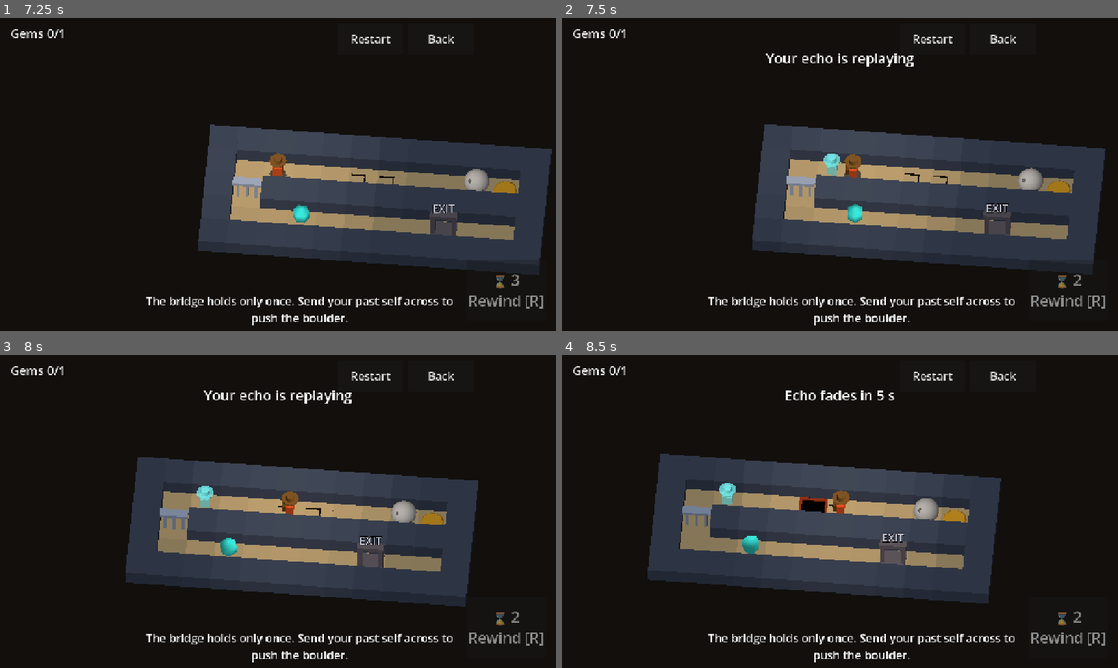
Above: before the commit, frames 1-4 (two rows, left to right).
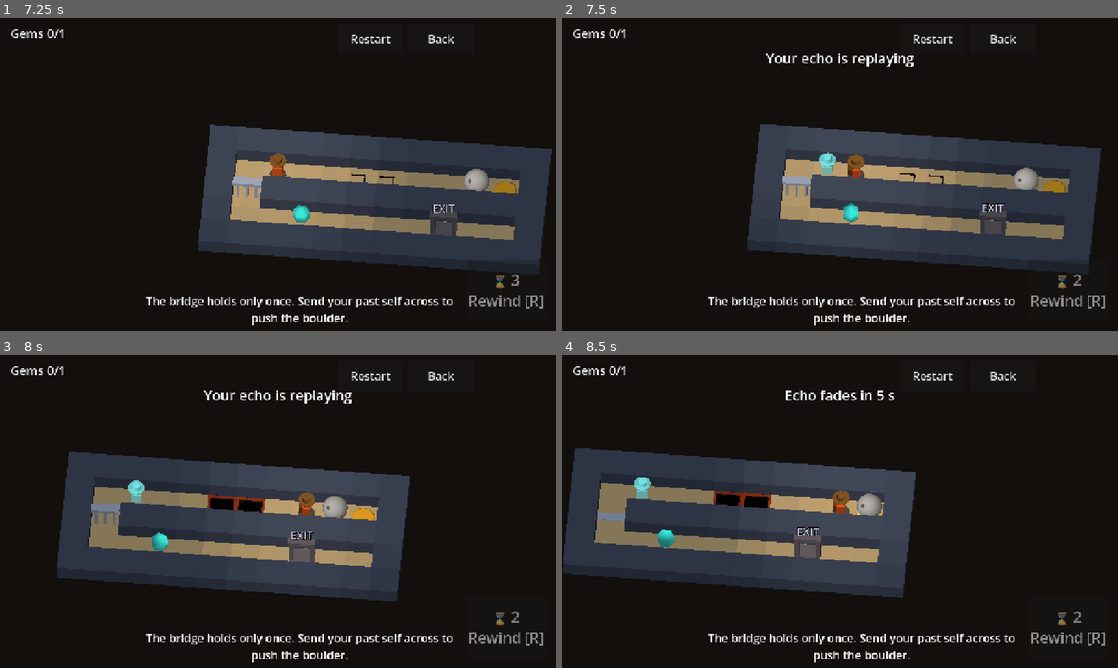
Above: after the commit, the same moments.

Repository: jamik111/relicbound
Game: Godot game, scene res://scenes/boot.tscn
Same seed, same stepped clock (60 frames per second), same inputs: the game is played once before the commit and once after it.
Inputs (mouse positions are in pixels of both pictures, inside the frame that each line leads up to):
- Up to frame 1 (7.25 s): click "1: Hold the gate" at 0.5 s; click "Restart" at 1.25 s; click "Restart" at 2 s; click "Restart" at 2.75 s; click "⌛ 3 Rewind [R]" at 3.5 s; click "⌛ 2 Rewind [R]" at 4.25 s; click "⌛ 1 Rewind [R]" at 5 s; click "Back" at 5.75 s; click "2: One-way bridge" at 6.5 s
- Up to frame 2 (7.5 s): tap Enter at 7.25 s; move the mouse to (962, 158) at 7.27 s; hold D (move_right) from 7.28 s (still down); hold R (rewind) from 7.28 s (still down); click (962, 158) at 7.42 s
- Up to frame 3 (8 s): keep holding D (move_right); keep holding R (rewind)
- Up to frame 4 (8.5 s): release D (move_right) at 8 s; release R (rewind) at 8 s; drag from (728, 527) to (812, 574) at 8.02 s

Frame 1 is identical in both runs. In frame 2, 1.9% of the frame differs, in the area x 33-98%, y 33-82%; in frame 3, 14%; in frame 4, 15%, in the area x 0-79%, y 29-80%.

Commit message:
Faster walking: one tile per tick, darts twice as often
Playtest 7 on PC: holding a key at 5 tiles/s felt like lag. The player now walks
10 tiles/s. Darts fire every 15 ticks instead of 30, so no dart corridor can be
outrun between shots: a search over every level without the hourglass gives the
same results as at the old speed. Solutions for the dart levels are re-timed
(halved), and level 3 has a new one with the same idea.

Co-Authored-By: Claude Opus 5.5 <noreply@anthropic.com>

Diff:
--- a/game/autoload/game.gd
+++ b/game/autoload/game.gd
@@ -12,7 +12,8 @@
 const RESPAWN_DELAY: float = 1.0
 ## The player moves at most once per this many ticks: 5 tiles/s at the 10 Hz tick. Objects still fall at 10 tiles/s.
 ## This is an input cadence, not a sim rule, so replays (which record per-tick intents) don't change.
-const MOVE_INTERVAL_TICKS: int = 2
+## Ticks between steps while a direction is held: 1 is one tile per tick (10 a second). Playtest 7 found 2 sluggish.
+const MOVE_INTERVAL_TICKS: int = 1
 ## How far the gamepad's left stick must be pushed before it counts as a direction.
 const STICK_DEAD_ZONE: float = 0.5
 
--- a/game/sim/rules/rule_hazards.gd
+++ b/game/sim/rules/rule_hazards.gd
@@ -14,7 +14,8 @@
 const SPIKE_CYCLE: int = 30
 const SPIKE_WARN: int = 5
 const SPIKE_UP: int = 5
-const DART_PERIOD: int = 30
+## 15 ticks (1.5 s): halved with the walking speed so corridors can't be outrun between darts.
+const DART_PERIOD: int = 15
 const DART_WARN: int = 5
 
 enum SpikePhase { DOWN, WARNING, UP }
--- a/game/tests/replays/level_03_take_the_hit_solve.json
+++ b/game/tests/replays/level_03_take_the_hit_solve.json
@@ -1,11 +1,11 @@
 {
 	"level": "res://levels/greybox/level_03_take_the_hit.json",
 	"note": "Enter just after a shot, step in, rewind. The echo stands in the line of fire while you run past it.",
-	"inputs": ".............................. U. R. H ........................... U. R.R.R.R.R.R.R.R.R.R.R.R.R.R.R.R.R.R.R.R.R.",
+	"inputs": "............... U R H ............... U RRRRRRRRRRRRRRRRRRRRR",
 	"expect": {
 		"won": true,
 		"alive": true,
 		"gems_collected": 0
 	},
-	"hash": "b3bb5834ae92031cc8c81abe318479d5717eab55505e2f0eba949c819f810fec"
+	"hash": "a491ea0842cbe90a57f51461d059d76fdf74e81d3d38ddad7668e94f4b95ae97"
 }
--- a/game/tests/replays/level_05_everything_solve.json
+++ b/game/tests/replays/level_05_everything_solve.json
@@ -1,11 +1,11 @@
 {
 	"level": "res://levels/greybox/level_05_everything.json",
 	"note": "Echo holds the gate; cross the spikes between phases; key, door; shelter from the dart; push the boulder into the pit; idol; gem; exit.",
-	"inputs": "R.R.R.R.R.R.R.R. H R.R.R. L.L. ...... D.D. R.R.R.R.R.R.R.R.R.R.R.R.R.R.R. D. ........ D. L.L.L.L.L.L.L.L.L.L.L.L.L.L.L.",
+	"inputs": "RRRRRRRRHRRRLL...DDRRRRRRRRRRRRRRRD....DLLLLLLLLLLLLLLL",
 	"expect": {
 		"won": true,
 		"alive": true,
 		"gems_collected": 2
 	},
-	"hash": "15c11083bc92402777c1fb27a4f7181db3bd78a0bea89ea545ebc0e968c4ec5c"
+	"hash": "28dab70b8173c028d05e753585ae9115890de67ce59b0e746edfb898466cbf88"
 }
--- a/game/tests/replays/level_07_where_you_fall_solve.json
+++ b/game/tests/replays/level_07_where_you_fall_solve.json
@@ -1,11 +1,11 @@
 {
 	"level": "res://levels/greybox/level_07_where_you_fall.json",
 	"note": "Let the dart kill you on the far plate first, then on the near one: a scar on the near plate would block the way to the far one. Both scars hold the gate open for the walk to the exit.",
-	"inputs": "R.U.U.R.R.R.R.R.R. ............ X R.U.U.R.R. ..................... X R.R.R.R.R.R.R.R.R.R.R.R.",
+	"inputs": "RUURRRRRR......XRUURR...........XRRRRRRRRRRRR",
 	"expect": {
 		"won": true,
 		"alive": true,
 		"gems_collected": 1
 	},
-	"hash": "0c6593dd20346464de436459b808b2c81286bb7cda211737afaec7b1f66295ae"
+	"hash": "380e9afc783e11b573d169b6475aba17d62295c9d0afba84ef55daf6dd8fbac2"
 }
--- a/game/tests/replays/level_08_before_you_fall_solve.json
+++ b/game/tests/replays/level_08_before_you_fall_solve.json
@@ -1,11 +1,11 @@
 {
 	"level": "res://levels/greybox/level_08_before_you_fall.json",
 	"note": "Take the gem first, then light the idol, so the save keeps the gem. Then let the dart kill you on the far plate: the scar cuts off the gem's corridor, which no longer matters. Walk to the near plate, use the hourglass, and walk through the gate while the echo holds it.",
-	"inputs": "R.R.R.U.U.R.R.R.L.L.L.U. . D.R.R.. X D.D.D.L.L.L.L.L. H D.D.D.R.R.R.R.R.R.R.R.R.",
+	"inputs": "RRRUURRRLLLUDRR.XDDDLLLLLHDDDRRRRRRRRR",
 	"expect": {
 		"won": true,
 		"alive": true,
 		"gems_collected": 1
 	},
-	"hash": "011b2d27b1883fe9f24096bea4484b18452effd61bbfdf0b23a5a6d88d7e3dfd"
+	"hash": "ea6172c62213bed781ec35ca6c2a34664a28db4d5048e75939c6e4fcebe9306b"
 }
--- a/game/tests/replays/level_09_long_way_round_solve.json
+++ b/game/tests/replays/level_09_long_way_round_solve.json
@@ -1,11 +1,11 @@
 {
 	"level": "res://levels/greybox/level_09_long_way_round.json",
 	"note": "The long corridor can't be crossed between darts, so first die just west of the junction: the scar shields th …(212 unchanged characters)…
-	"inputs": "R.R.U.U.L. .................... X R.R.U.U. R.R.R.R.R.R.R.R.R.R.R.R.R.R.R.R. U.U. L.L.L.L. R.R.R. D. . U.L. .......................... X D H D. L.L.L.L.L.L.L.L.L.L.L.L.L.L.L. D.D.R.R.R.",
+	"inputs": "RRUUL..........XRRUURRRRRRRRRRRRRRRRUULLLLRRRDUL..............XDHDLLLLLLLLLLLLLLLDDRRR",
 	"expect": {
 		"won": true,
 		"alive": true,
 		"gems_collected": 1
 	},
-	"hash": "d13c0e475c71ca15008430ed11328122db989aca2faa3b030e1eae5b8ed52379"
+	"hash": "2432cc939e2f1893e5ad0454f459e14176c3f4fa16b747198dd7e4f2fabdb44b"
 }
--- a/game/tests/sim/test_memory.gd
+++ b/game/tests/sim/test_memory.gd
@@ -211,7 +211,7 @@
 
 
 func test_level_8_gem_then_idol_keeps_the_gem() -> void:
-	var s: SimState = Replay.run(_level_8(), "R.R.R.U.U.R.R.R.L.L.L.U.. D.R.R.. X")
+	var s: SimState = Replay.run(_level_8(), "RRRUURRRLLLUDRR. X")
 	assert_eq(s.player, IDOL_8)
 	assert_eq(s.gems_collected, 1)
 	assert_eq(s.object_at(FAR_PLATE_8), Tiles.Obj.SCAR)
@@ -219,8 +219,8 @@
 
 func test_level_8_the_echo_gives_time_to_walk() -> void:
 	# The solution with a pause before the gate: no run needed.
-	var setup: String = "R.R.R.U.U.R.R.R.L.L.L.U.. D.R.R.. X D.D.D.L.L.L.L.L. H"
-	var s: SimState = Replay.run(_level_8(), setup + "D.D.D.R.R.R.R.R.R." + ".".repeat(20) + "R.R.R.")
+	var setup: String = "RRRUURRRLLLUDRR. X DDDLLLLL H"
+	var s: SimState = Replay.run(_level_8(), setup + "DDDRRRRRR" + ".".repeat(10) + "RRR")
 	assert_true(s.won)
 
 
@@ -270,10 +270,10 @@
 
 
 func test_level_9_there_is_time_to_walk_after_the_hourglass() -> void:
-	var setup: String = ("R.R.U.U.L." + ".".repeat(20) + "X" + "R.R.U.U." + "R.".repeat(16) + "U.U.L.L.L.L.R.R.R.D.."
-		+ "U.L." + ".".repeat(26) + "X" + "D" + "H")
-	var s: SimState = Replay.run(_level_9(), setup + "D." + "L.".repeat(15) + "D.D." + ".".repeat(8) + "R.R.R.")
-	assert_true(s.won, "a 0.8 s pause on the way is fine")
+	var setup: String = ("RRUUL" + ".".repeat(10) + "X" + "RRUU" + "R".repeat(16) + "UULLLLRRRDUL" + ".".repeat(14) + "X"
+		+ "D" + "H")
+	var s: SimState = Replay.run(_level_9(), setup + "D" + "L".repeat(15) + "DD" + ".".repeat(4) + "RRR")
+	assert_true(s.won, "a 0.4 s pause on the way is fine")
 
 
 func test_level_7_near_plate_first_cuts_off_the_far_plate() -> void:
--- a/game/tests/sim/test_replays.gd
+++ b/game/tests/sim/test_replays.gd
@@ -13,10 +13,18 @@
 
 ## A solution has to be playable by a person, so it can't walk faster than Game's walking cadence.
 func _walks_too_fast(inputs: String) -> bool:
-	var compact: String = inputs.replace(" ", "")
-	for i: int in range(1, compact.length()):
-		if "UDLR".contains(compact[i]) and "UDLR".contains(compact[i - 1]):
-			return true
+	var tick: int = 0
+	var last_move: int = -Game.MOVE_INTERVAL_TICKS
+	for ch: String in inputs:
+		if ch == Replay.HOURGLASS_CHAR or ch == Replay.RESPAWN_CHAR:
+			last_move = tick - Game.MOVE_INTERVAL_TICKS  # Game clears the cooldown after a rewind or respawn
+		elif "UDLR".contains(ch):
+			if tick - last_move < Game.MOVE_INTERVAL_TICKS:
+				return true
+			last_move = tick
+			tick += 1
+		elif ch == ".":
+			tick += 1
 	return false
 
 
--- a/game/tests/view/test_game_clock.gd
+++ b/game/tests/view/test_game_clock.gd
@@ -51,8 +51,9 @@
 	assert_eq(Game.state.player, Vector2i(2, 1), "releasing LEFT falls back to the still-held RIGHT")
 
 
+## The cadence is one tile per tick now (playtest 7: "still lagging"), but the cooldown still works if it's raised.
 func test_walking_cadence_limits_held_direction() -> void:
-	Game.move_interval_ticks = Game.MOVE_INTERVAL_TICKS
+	Game.move_interval_ticks = 2
 	Game.press(SimStep.Intent.RIGHT)
 	Game._advance()
 	assert_eq(Game.state.player, Vector2i(2, 1), "the first step is immediate")
@@ -63,7 +64,7 @@
 
 
 func test_tap_during_cooldown_waits_instead_of_vanishing() -> void:
-	Game.move_interval_ticks = Game.MOVE_INTERVAL_TICKS
+	Game.move_interval_ticks = 2
 	Game.press(SimStep.Intent.RIGHT)
 	Game.release(SimStep.Intent.RIGHT)
 	Game._advance()
@@ -105,6 +106,7 @@
 
 func test_other_turns_still_keep_the_walking_cadence() -> void:
 	_start_clock()
+	Game.move_interval_ticks = 2
 	Game.press(SimStep.Intent.RIGHT)
 	Game._process(0.016)
 	Game.release(SimStep.Intent.RIGHT)
@@ -116,9 +118,9 @@
 func test_holding_a_direction_still_walks_at_walking_speed() -> void:
 	_start_clock()
 	Game.press(SimStep.Intent.RIGHT)
-	for i: int in 10:
+	for i: int in 5:
 		Game._process(0.1)
-	assert_lt(Game.state.player.x - 1, 7, "at most one tile per two ticks after the first step")
+	assert_between(Game.state.player.x - 1, 5, 6, "one tile per tick, no faster")
 
 
 func test_no_early_tick_while_dead() -> void:
Not shown, changed: docs/03_PRD.md
Not shown, changed: docs/05_GDD_MECHANICS.md
